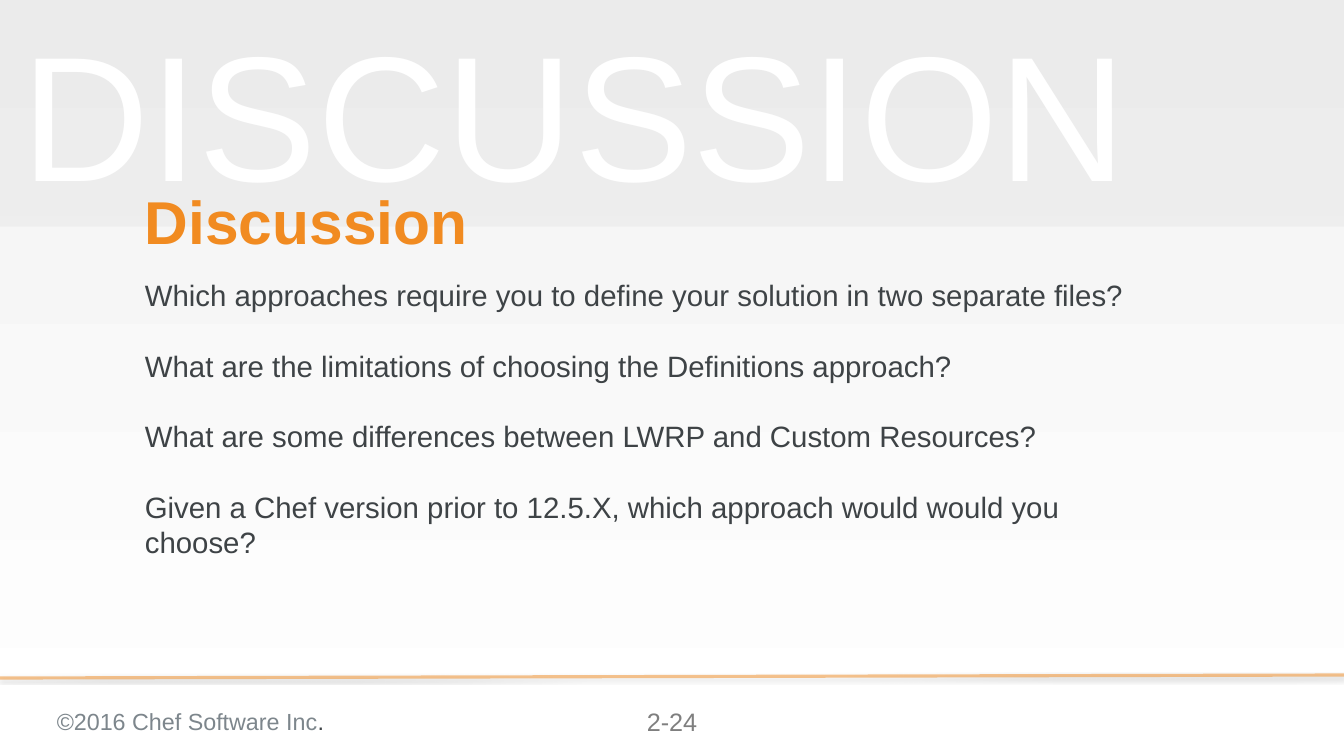
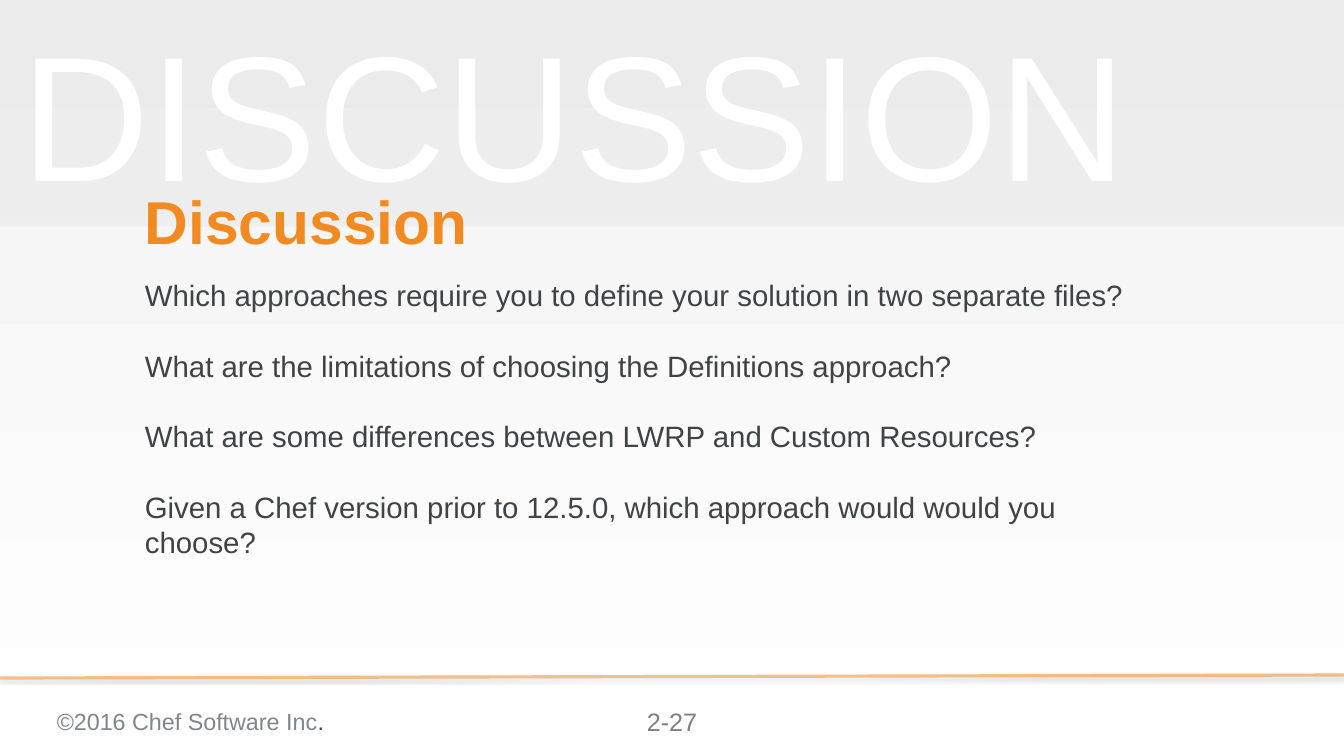
Before and after one commit to chef-training/extending_cookbooks, a slide deck: slide 27 of 02-approaches_to_extending_resources.pptx (slide 24 before the commit). Drawn at 1344x756 pixels with LibreOffice and Linux fonts; fonts in the diff are those of the drawing; background and template pictures are left out. Boxes give left, top, right and bottom in pixels: in the first picture for what was removed or moved away, otherwise in the second. Text is boxed around its words. In the diff, an @@ line names an element or a change of style, - is before the commit and + after.

Commit message:
Updates module 02 to include usage
I thought it would be useful to talk about the usage along with
the implementation.

```diff
--- a/02-approaches_to_extending_resources.pptx
+++ b/02-approaches_to_extending_resources.pptx
@@ subtitle at (145,496,1055,554): text changed @@
-Given a Chef version prior to 12.5.X, which approach would would you choose?
+Given a Chef version prior to 12.5.0, which approach would would you choose?
@@ page number at (647,713,697,731): text changed @@
-2-24
+2-27
```
Also in this commit, not shown: 5 other slides changed, 3 slides added.
